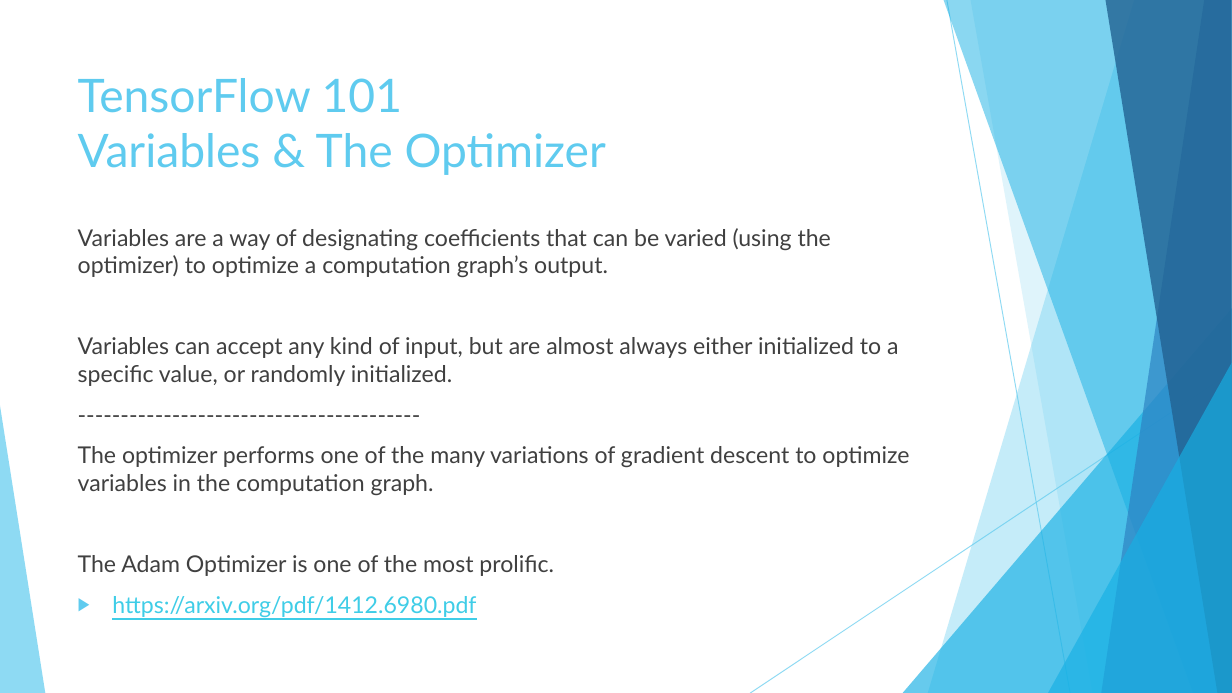
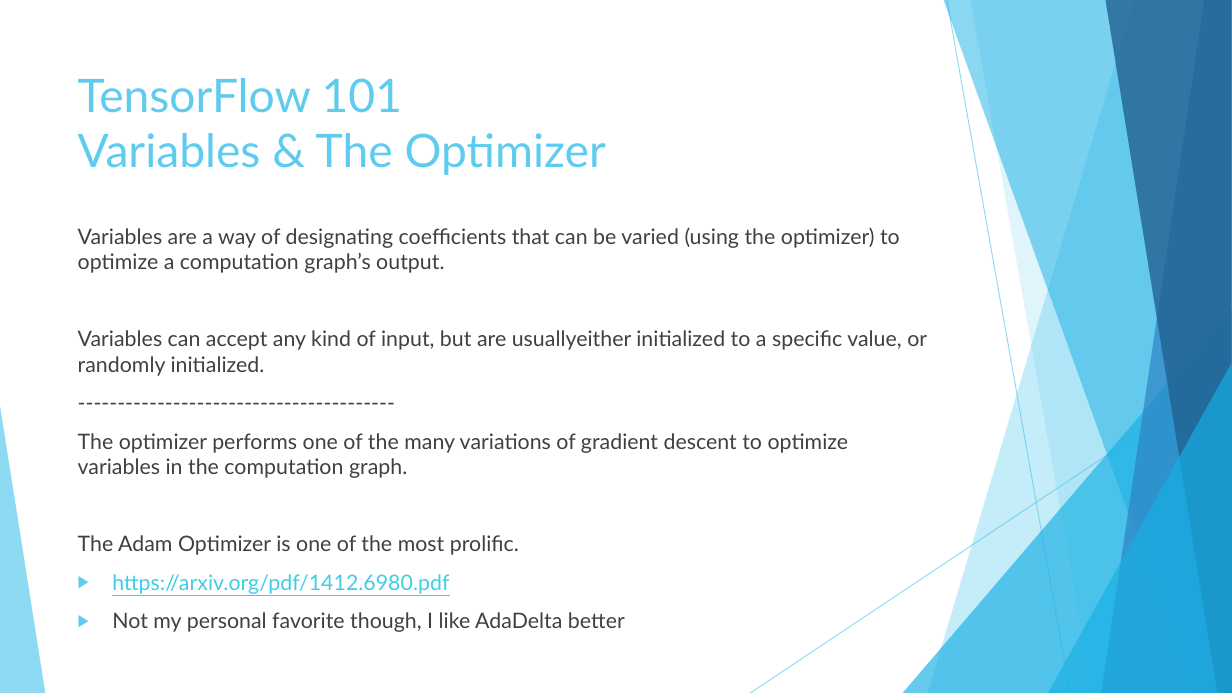
Before and after one commit to Calvinxc1/TensorFlow_Presentation, a slide deck: slide 12 of Intro to TensorFlow.pptx. Drawn at 1232x693 pixels with LibreOffice and Linux fonts; fonts in the diff are those of the drawing. Boxes give left, top, right and bottom in pixels: in the first picture for what was removed or moved away, otherwise in the second. Text is boxed around its words. In the diff, an @@ line names an element or a change of style, - is before the commit and + after.

```diff
--- a/Intro to TensorFlow.pptx
+++ b/Intro to TensorFlow.pptx
@@ text at box(78, 227, 900, 594): size 18 to 16.6 pt in "Variables are a way of designating coefficients ...", "----------------------------------------", "The optimizer performs one of the many ...", "The Adam Optimizer is one of the ..." and 1 more places @@
@@ text at box(78, 330, 927, 376): text changed; size 18 to 16.6 pt @@
-Variables can accept any kind of input, but are almost always either initialized to a specific value, or randomly initialized.
+Variables can accept any kind of input, but are usuallyeither initialized to a specific value, or randomly initialized.
@@ text at box(112, 612, 625, 632): paragraph added @@
+▶ Not my personal favorite though, I like AdaDelta better
```
Also in this commit, not shown: 8 other slides changed, 1 other file.
